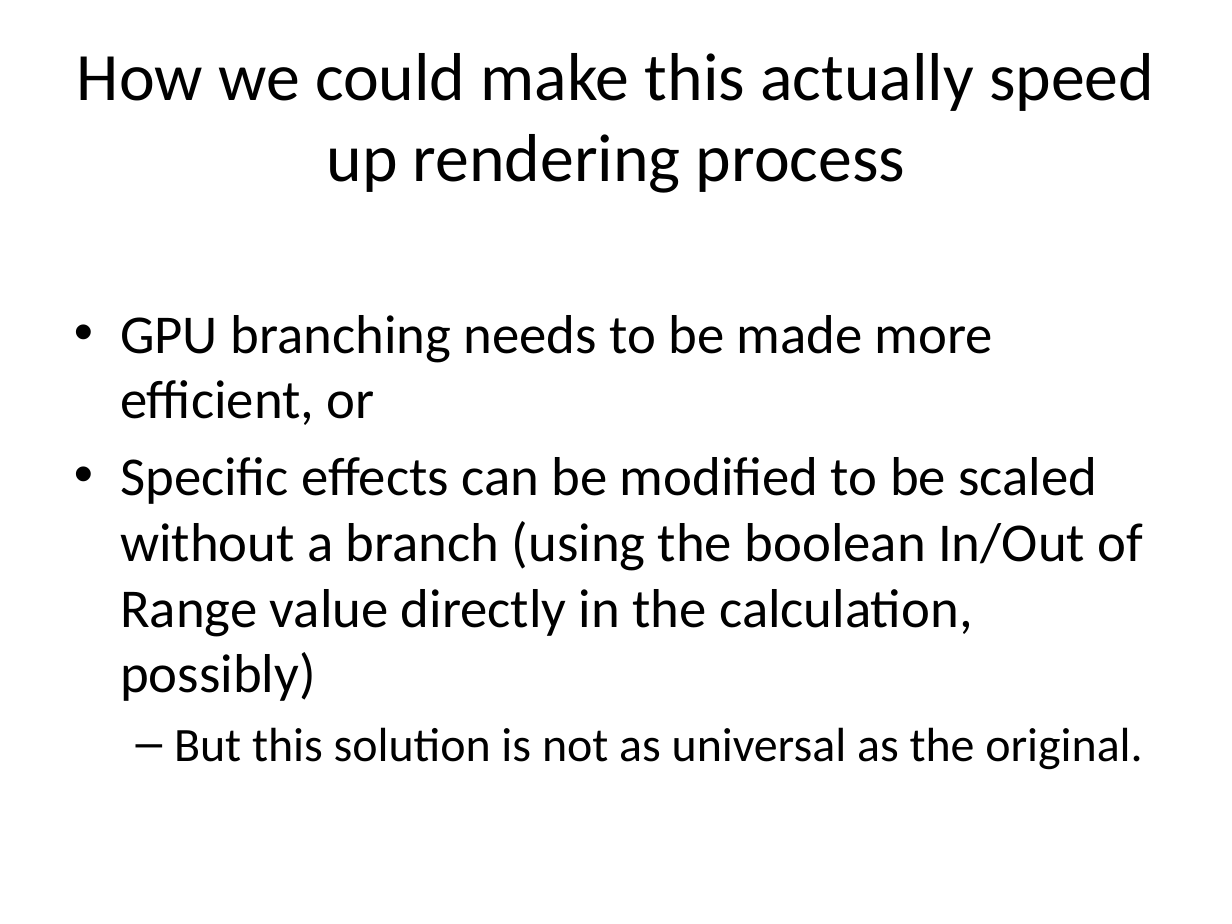
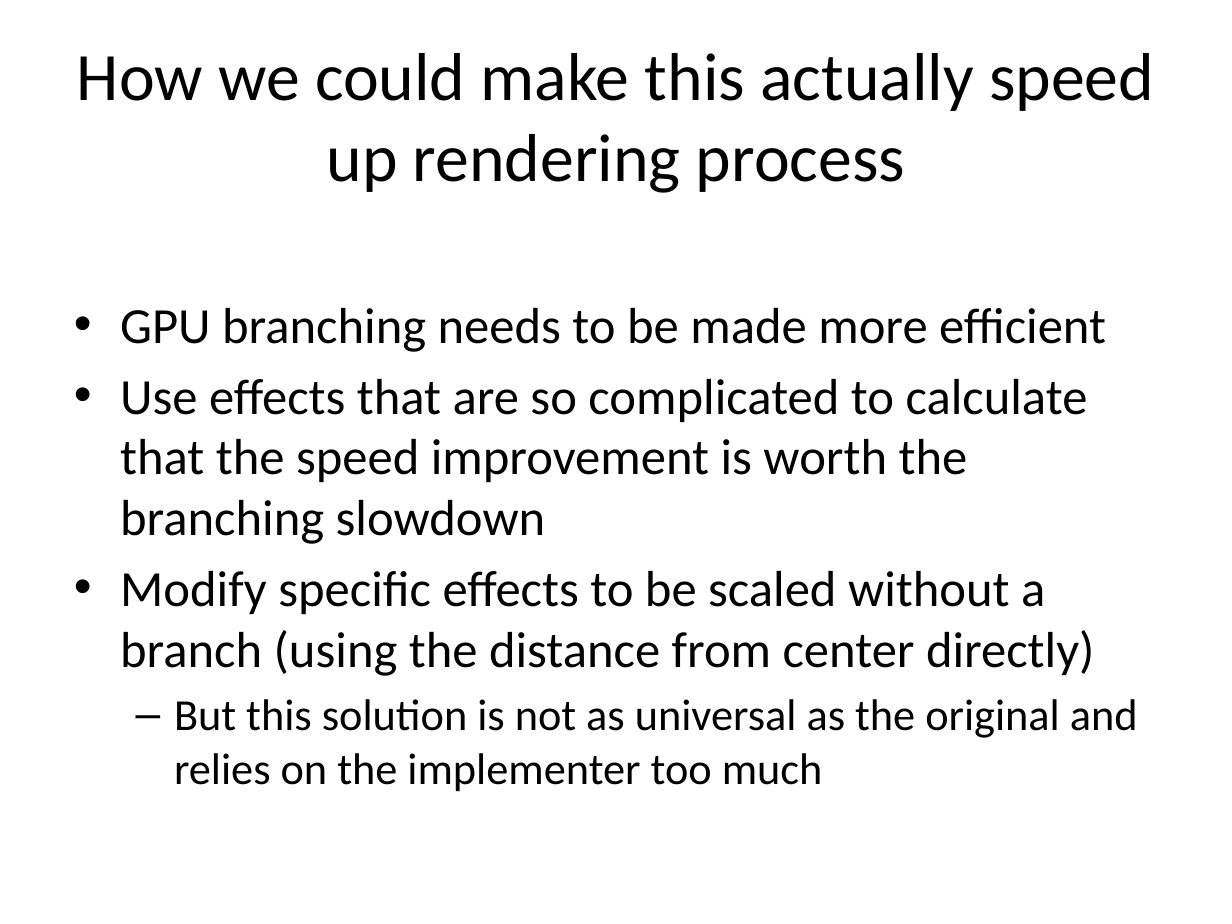
Before and after one commit to MounikaArkala/txstateprojects, a slide deck: slide 29 of Fall 2009 notes/Algorithm Design and Analysis/Extra Credit/Dynamic Gaze-Contingent Rendering Complexity Scaling.pptx. Drawn at 1232x924 pixels with LibreOffice and Linux fonts; fonts in the diff are those of the drawing. Boxes give left, top, right and bottom in pixels: in the first picture for what was removed or moved away, otherwise in the second. Text is boxed around its words. In the diff, an @@ line names an element or a change of style, - is before the commit and + after.

```diff
--- a/Fall 2009 notes/Algorithm Design and Analysis/Extra Credit/Dynamic Gaze-Contingent Rendering Complexity Scaling.pptx
+++ b/Fall 2009 notes/Algorithm Design and Analysis/Extra Credit/Dynamic Gaze-Contingent Rendering Complexity Scaling.pptx
@@ text at bbox=[120, 308, 1138, 791]: text changed; size 32 to 29.6 pt @@
-• GPU branching needs to be made more efficient, or
-• Specific effects can be modified to be scaled without a branch (using the boolean In/Out of Range value directly in the calculation, possibly)
-  – But this solution is not as universal as the original.
+• GPU branching needs to be made more efficient
+• Use effects that are so complicated to calculate that the speed improvement is worth the branching slowdown
+• Modify specific effects to be scaled without a branch (using the distance from center directly)
+  – But this solution is not as universal as the original and relies on the implementer too much
```
Also in this commit, not shown: 3 other slides changed, 2 slides added.
